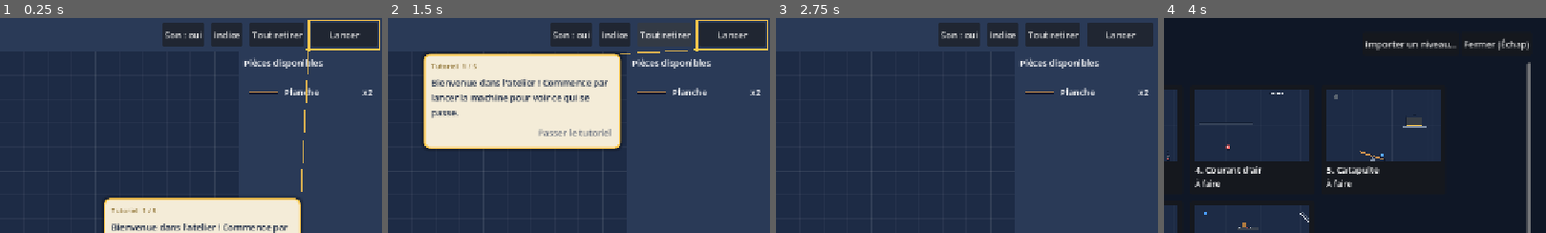
Above: before the commit, frames 1-4 (left to right).
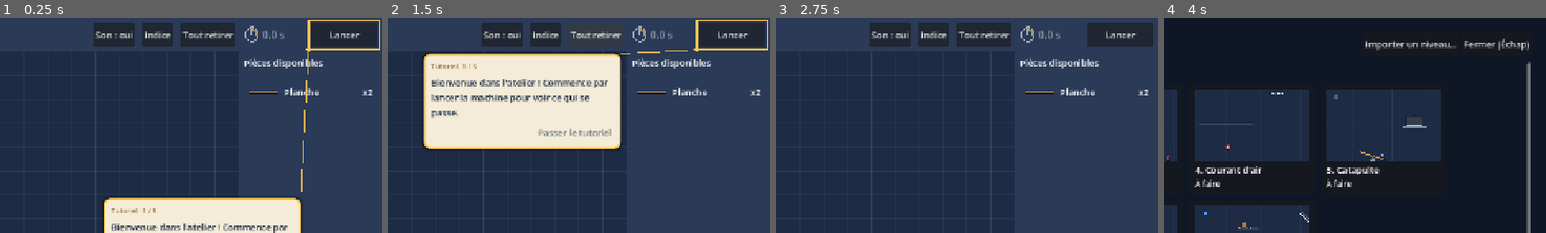
Above: after the commit, the same moments.

Repository: HackTechDev/bricabrac
Game: Godot game, scene res://scenes/main.tscn
Two runs of this game, one before a commit and one after it. Both use one fixed random seed, a clock stepped at 60 frames per second and the inputs below.
Inputs:
- Up to frame 1 (0.25 s): no input
- Up to frame 2 (1.5 s): click "Indice" at 0.5 s; click "Tout retirer" at 1.25 s
- Up to frame 3 (2.75 s): click "Passer le tutoriel" at 2 s
- Up to frame 4 (4 s): click "☰ Atelier · 1. Première pente" at 2.75 s; click "Son : oui" at 3.5 s
The pictures show only the part of the screen within x 50-100%, y 0-50%; the shares and areas given below are measured in that part.

The runs differ from the first frame. In frame 1, 4.2% of the frame differs, in the area x 24-80%, y 2-14%; in frame 2, 2.9%; in frame 3, 4.2%; in frame 4, nothing differs.

Commit message:
Chronomètre de la simulation dans la barre du haut
Un cadran qui fait un tour en 10 secondes et le temps écoulé, doré tant
que l'objectif « Rapide » est tenu (l'arc doré marque le temps à battre),
vert et figé à la victoire, gardé à l'arrêt de la machine.

Co-Authored-By: Claude Opus 5.5 <noreply@anthropic.com>

Diff:
--- /dev/null
+++ b/scripts/chrono.gd
@@ -0,0 +1,80 @@
+class_name Chrono
+extends Control
+## Chronomètre de la barre du haut : temps de simulation, avec un cadran qui fait un tour en
+## 10 secondes. L'arc doré marque le temps à battre pour l'objectif « Rapide » ; le temps reste
+## doré tant qu'il est tenu, et passe au vert à la victoire.
+
+const TURN := 10.0
+const GOLD := Color("ffcf5c")
+const WIN := Color("8fe388")
+const IDLE := Color(1, 1, 1, 0.55)
+
+enum State { IDLE, RUNNING, WON }
+
+var seconds := 0.0
+## Temps de l'objectif « Rapide » ; 0 : pas d'objectif de temps.
+var par := 0.0
+var state := State.IDLE
+
+
+func _init() -> void:
+	custom_minimum_size = Vector2(104, 0)
+	mouse_filter = Control.MOUSE_FILTER_PASS
+
+
+## Réinitialise pour un nouveau niveau.
+func reset(p_par: float) -> void:
+	par = p_par
+	seconds = 0.0
+	state = State.IDLE
+	tooltip_text = "Chronomètre : durée de la simulation."
+	if par > 0.0:
+		tooltip_text += "\nObjectif Rapide : moins de %s s." % _num(par)
+	queue_redraw()
+
+
+## Suit la simulation ; à l'arrêt, garde le dernier temps affiché.
+func track(running: bool, won: bool, elapsed: float) -> void:
+	var next := State.IDLE
+	if running:
+		next = State.WON if won else State.RUNNING
+		if elapsed != seconds:
+			seconds = elapsed
+			queue_redraw()
+	if next != state:
+		state = next
+		queue_redraw()
+
+
+func text() -> String:
+	return "%s s" % _num(seconds)
+
+
+func color() -> Color:
+	match state:
+		State.WON:
+			return WIN
+		State.RUNNING:
+			return GOLD if par > 0.0 and seconds <= par else Color.WHITE
+	return IDLE
+
+
+func _draw() -> void:
+	var center := Vector2(16, size.y / 2.0)
+	var col := color()
+	var r := 11.0
+	if par > 0.0:
+		var span := minf(par / TURN, 1.0) * TAU
+		draw_arc(center, r - 3.0, -PI / 2.0, -PI / 2.0 + span, 24, Color(GOLD, 0.6), 3.0)
+	draw_arc(center, r, 0.0, TAU, 32, col, 2.0)
+	draw_rect(Rect2(center + Vector2(-3, -r - 5), Vector2(6, 3)), col)
+	var hand := Vector2.from_angle(-PI / 2.0 + fposmod(seconds, TURN) / TURN * TAU) * (r - 2.0)
+	draw_line(center, center + hand, col, 2.0)
+	var font := get_theme_default_font()
+	var font_size := get_theme_default_font_size()
+	var baseline := (size.y + font.get_ascent(font_size) - font.get_descent(font_size)) / 2.0
+	draw_string(font, Vector2(34, baseline), text(), HORIZONTAL_ALIGNMENT_LEFT, -1, font_size, col)
+
+
+static func _num(value: float) -> String:
+	return ("%.1f" % value).replace(".", ",")
--- a/scripts/main.gd
+++ b/scripts/main.gd
@@ -82,6 +82,7 @@
 var _tooltip_label: Label
 var _hovered: Part
 var _hover_time := 0.0
+var chrono: Chrono
 
 
 func _ready() -> void:
@@ -197,6 +198,7 @@
 	if not histories.has(level_id):
 		histories[level_id] = History.new(board.layout())
 	_goal_label.text = levels[index].goal_text + _physics_note(levels[index])
+	chrono.reset(levels[index].get("par_time", 0.0))
 	_status.text = levels[index].get("intro", "")
 	if not board.placed.is_empty():
 		_status.text = "Ta machine a été remise en place. Ctrl+Z annule ta dernière action."
@@ -332,6 +334,7 @@
 
 
 func _process(delta: float) -> void:
+	chrono.track(board.running, board.has_won, board.elapsed)
 	if _hovered == null:
 		return
 	if not is_instance_valid(_hovered):
@@ -730,6 +733,9 @@
 		board.sfx.play("remove")
 		_commit())
 	row.add_child(_clear_button)
+
+	chrono = Chrono.new()
+	row.add_child(chrono)
 
 	_run_button = Button.new()
 	_run_button.custom_minimum_size.x = 110
--- a/tests/test_ui.gd
+++ b/tests/test_ui.gd
@@ -87,6 +87,7 @@
 	await _test_editor()
 	await _test_share()
 	await _test_replay()
+	await _test_chrono()
 
 	_finish("INTERFACE OK")
 
@@ -672,3 +673,39 @@
 		_check("enregistrement %s : bouton du dossier" % mode, main._open_folder.visible)
 		DirAccess.remove_absolute(path)
 	await _key(KEY_SPACE)
+
+
+## Le chronomètre suit la simulation, se fige à la victoire et repart de zéro au niveau suivant.
+func _test_chrono() -> void:
+	var board: Board = main.board
+	main.load_level(0)
+	await _steps(2)
+	var chrono: Chrono = main.chrono
+	_check("chrono : à zéro au chargement", chrono.text() == "0,0 s" and chrono.state == Chrono.State.IDLE
+			and chrono.par == main.levels[0].par_time)
+	board.clear_placed()
+	board.apply_layout(main.levels[0].solution)
+	main.toggle_run()
+	await _steps(60)
+	await process_frame
+	_check("chrono : défile pendant la simulation (%s)" % chrono.text(),
+			chrono.state == Chrono.State.RUNNING and absf(chrono.seconds - board.elapsed) < 0.05
+			and chrono.seconds > 0.4)
+	_check("chrono : doré sous le temps à battre", chrono.color() == Chrono.GOLD)
+	for i in 600:
+		await physics_frame
+		if main._win_overlay.visible:
+			break
+	await process_frame
+	var final := chrono.seconds
+	await _steps(30)
+	await process_frame
+	_check("chrono : figé et vert à la victoire (%s)" % chrono.text(), chrono.state == Chrono.State.WON
+			and chrono.seconds == final and is_equal_approx(final, board.elapsed))
+	main.toggle_run()
+	await process_frame
+	_check("chrono : garde le dernier temps à l'arrêt", chrono.state == Chrono.State.IDLE
+			and chrono.seconds == final)
+	main.load_level(main.levels.find_custom(func(l: Dictionary) -> bool: return l.id == "bac_a_sable"))
+	await process_frame
+	_check("chrono : pas de temps à battre au bac à sable", chrono.par == 0.0 and chrono.seconds == 0.0)
Not shown, added: scripts/chrono.gd.uid
Not shown, changed: TUTORIAL.md
